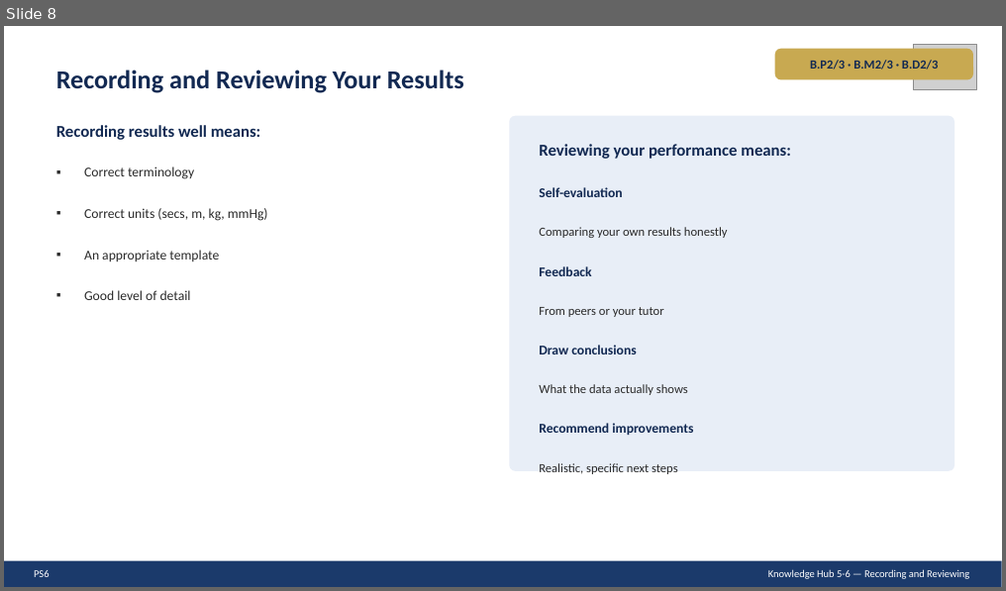
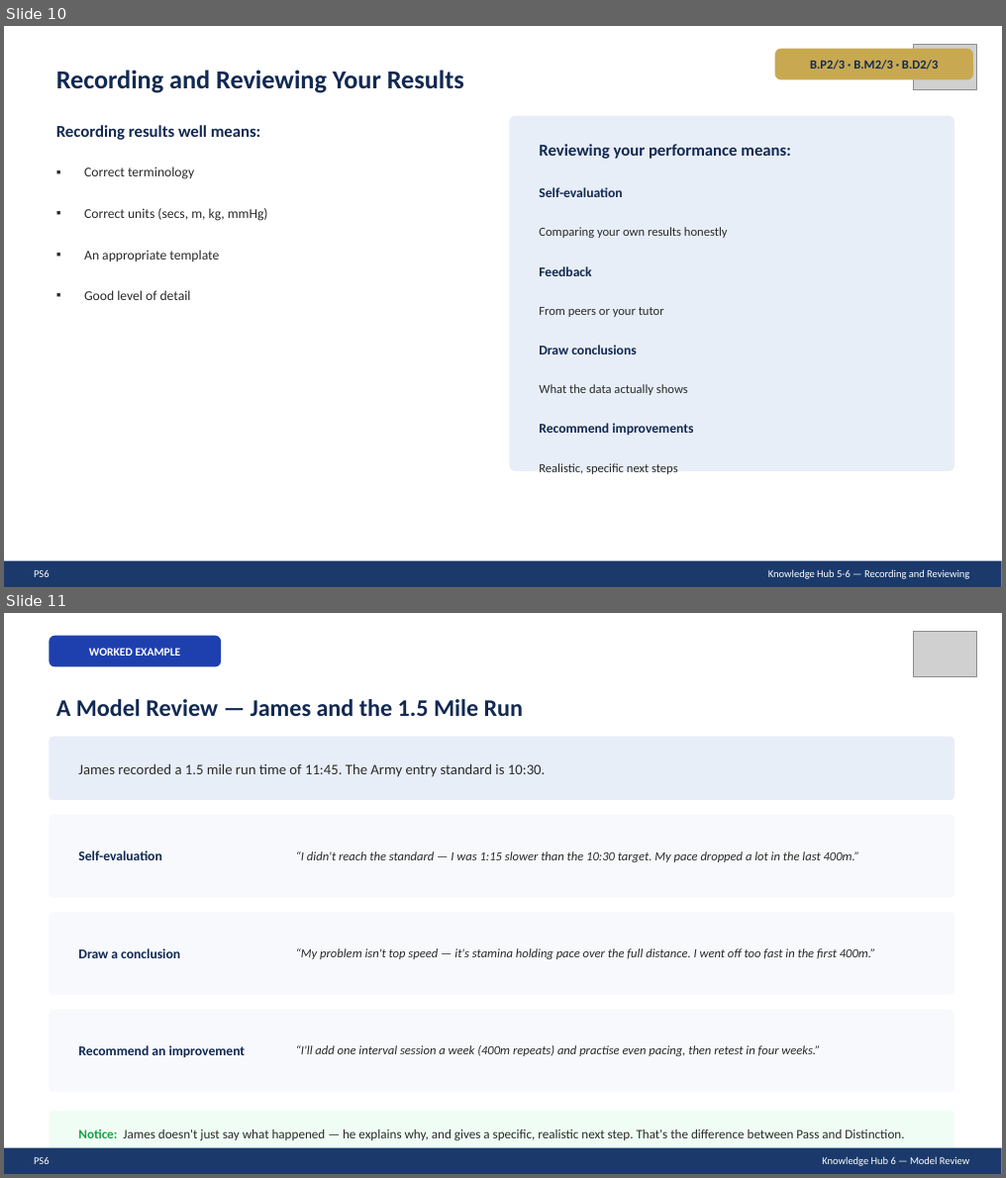
Before and after one commit to JJ2026Outdoor/ACOutdoorEd, a slide deck: PS6TakingPartFitnessTestingSlides.pptx. Shown one above the other, each under a label of ours: slide 8 before the commit, slides 10 and 11 after it. The pictures are 1006x591 and 1006x1178 pixels, drawn with LibreOffice and Linux fonts; fonts in the diff are those of the drawing; grey boxes stand for pictures. Boxes give left, top, right and bottom in pixels: in the first picture for what was removed or moved away, otherwise in the second. Text is boxed around its words. In the diff, an @@ line names an element or a change of style, - is before the commit and + after.

```diff
--- a/PS6TakingPartFitnessTestingSlides.pptx
+++ b/PS6TakingPartFitnessTestingSlides.pptx
@@ slide 11 added at <box>4,613,1002,1174</box>, background #FFFFFF @@
@@ rounded rectangle added at <box>49,636,221,666</box>, fill #1E40AF @@
@@ picture added at <box>914,632,977,676</box> @@
@@ text added at <box>89,648,181,656</box>, 11 pt, text #FFFFFF, bold @@
+WORKED EXAMPLE
@@ text added at <box>56,699,523,716</box>, 23 pt, text #122952, bold @@
+A Model Review — James and the 1.5 Mile Run
@@ rounded rectangle added at <box>49,737,954,800</box>, fill #E8EEF7 @@
@@ text added at <box>78,763,545,777</box>, 14 pt, text #2A2A2A @@
+James recorded a 1.5 mile run time of 11:45. The Army entry standard is 10:30.
@@ rounded rectangle added at <box>49,815,954,897</box>, fill #F7F9FC @@
@@ text added at <box>78,851,161,861</box>, 13 pt, text #122952, bold @@
+Self-evaluation
@@ text added at <box>296,852,860,862</box>, 12 pt, text #2A2A2A, italic @@
+“I didn't reach the standard — I was 1:15 slower than the 10:30 target. My pace dropped a lot in the last 400m.”
@@ rounded rectangle added at <box>49,912,954,995</box>, fill #F7F9FC @@
@@ text added at <box>78,949,180,959</box>, 13 pt, text #122952, bold @@
+Draw a conclusion
@@ text added at <box>296,949,876,959</box>, 12 pt, text #2A2A2A, italic @@
+“My problem isn't top speed — it's stamina holding pace over the full distance. I went off too fast in the first 400m.”
@@ rounded rectangle added at <box>49,1010,954,1092</box>, fill #F7F9FC @@
@@ text added at <box>78,1046,246,1058</box>, 13 pt, text #122952, bold @@
+Recommend an improvement
@@ text added at <box>296,1046,820,1057</box>, 12 pt, text #2A2A2A, italic @@
+“I'll add one interval session a week (400m repeats) and practise even pacing, then retest in four weeks.”
@@ rounded rectangle added at <box>49,1111,954,1159</box>, fill #F0FDF4 @@
@@ text added at <box>78,1130,904,1142</box>, 12.5 pt, text #2A2A2A @@
+Notice: James doesn't just say what happened — he explains why, and gives a specific, realistic next step. That's the difference between Pass and Distinction.
@@ rectangle added at <box>4,1149,1002,1174</box>, fill #1B3A6B @@
@@ text added at <box>34,1157,49,1164</box>, 10 pt, text #FFFFFF @@
+PS6
@@ text added at <box>822,1157,969,1166</box>, 10 pt, text #FFFFFF @@
+Knowledge Hub 6 — Model Review
@@ what was slide 8 is now slide 10 @@
```
Also in this commit, not shown: 3 slides changed, 2 other slides added, 2 other files.
